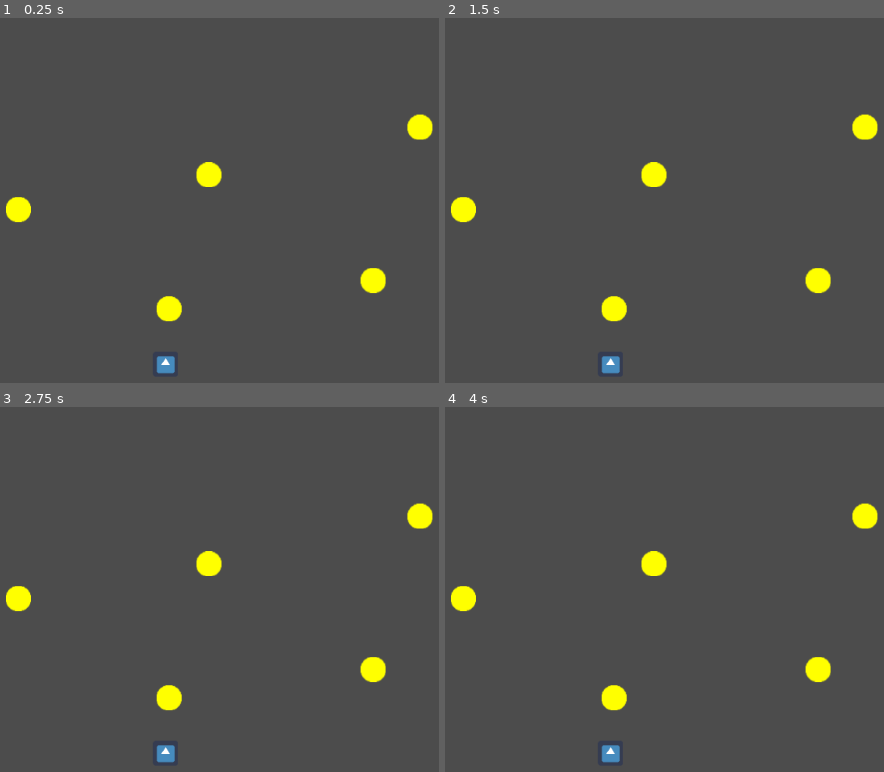
Above: before the commit, frames 1-4 (two rows, left to right).
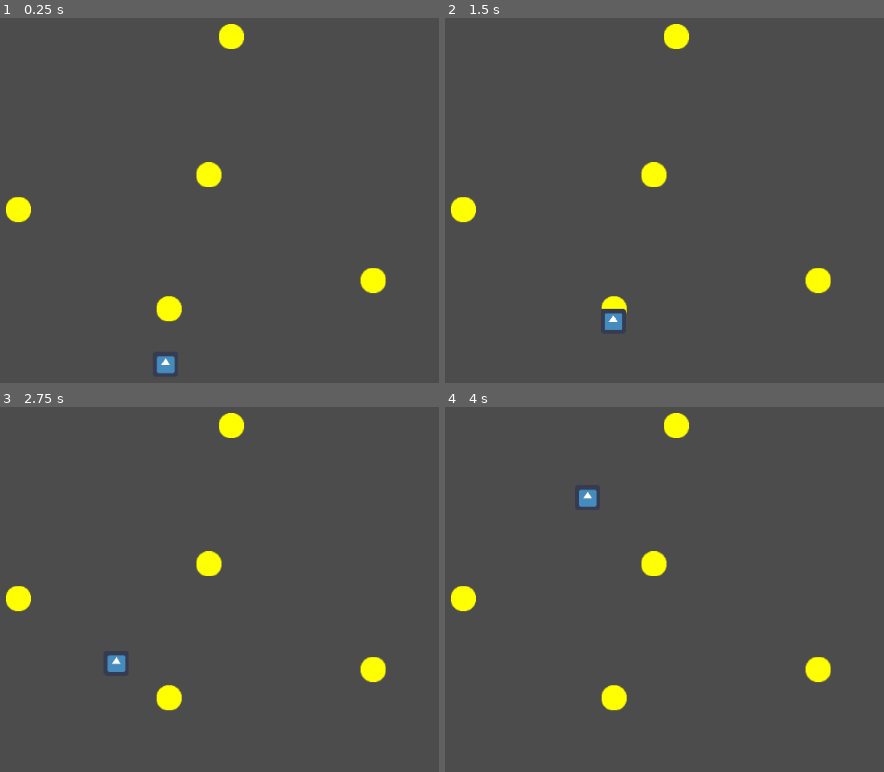
Above: after the commit, the same moments.

Repository: Thiagohrh/GodotDijkstraPathfinding
Game: Godot game, scene res://Scenes/World.tscn
Same seed, same stepped clock (60 frames per second), same inputs: the game is played once before the commit and once after it. The engine's default icon, where the game draws it, is replaced by a stand-in: a white triangle on a blue panel in a dark square.
Inputs (mouse positions are in pixels of both pictures, inside the frame that each line leads up to):
- Up to frame 1 (0.25 s): no input
- Up to frame 2 (1.5 s): tap Enter at 0.5 s; move the mouse to (853, 207) at 0.52 s; click (853, 207) at 0.6 s; move the mouse to (519, 251) at 1.27 s; click (519, 251) at 1.35 s
- Up to frame 3 (2.75 s): move the mouse to (316, 516) at 2.02 s; click (316, 516) at 2.1 s
- Up to frame 4 (4 s): move the mouse to (638, 713) at 2.77 s; click (638, 713) at 2.85 s; move the mouse to (outside the picture) at 3.52 s; click (outside the picture) at 3.6 s

The runs differ from the first frame. In frame 1, 0.7% of the frame differs, in the area x 49-99%, y 1-34%; in frame 2, 1.2%, in the area x 35-99%, y 1-98%; in frame 3, 1.1%; in frame 4, 1.1%.
Error after the commit: Unable to iterate on object of type 'Nil'. (res://Scripts/Enemy.gd:11)

Commit message:
Working.
Now to tidy up the code a little bit...

Diff:
--- a/Dijkstra Nodes/Scenes/World.tscn
+++ b/Dijkstra Nodes/Scenes/World.tscn
@@ -20,10 +20,6 @@
 
 neighbour = NodePath("../Node2")
 neighbour1 = NodePath("../Node4")
-neighbour2 = null
-neighbour3 = null
-neighbour4 = null
-neighbour5 = null
 
 [node name="Node2" parent="Graph/PositionsHolder" index="1"]
 
@@ -31,35 +27,24 @@
 neighbour1 = NodePath("../Node3")
 neighbour2 = NodePath("../Node4")
 neighbour3 = NodePath("../Node5")
-neighbour4 = null
-neighbour5 = null
 
 [node name="Node3" parent="Graph/PositionsHolder" index="2"]
 
+position = Vector2( 508.588, 52.0775 )
 neighbour = NodePath("../Node2")
 neighbour1 = NodePath("../Node5")
-neighbour2 = null
-neighbour3 = null
-neighbour4 = null
-neighbour5 = null
 
 [node name="Node4" parent="Graph/PositionsHolder" index="3"]
 
 neighbour = NodePath("../Node")
 neighbour1 = NodePath("../Node2")
 neighbour2 = NodePath("../Node5")
-neighbour3 = null
-neighbour4 = null
-neighbour5 = null
 
 [node name="Node5" parent="Graph/PositionsHolder" index="4"]
 
 neighbour = NodePath("../Node3")
 neighbour1 = NodePath("../Node2")
 neighbour2 = NodePath("../Node4")
-neighbour3 = null
-neighbour4 = null
-neighbour5 = null
 
 [node name="Enemy" type="Area2D" parent="." index="1"]
 
--- a/Dijkstra Nodes/Scripts/Enemy.gd
+++ b/Dijkstra Nodes/Scripts/Enemy.gd
@@ -1,9 +1,17 @@
 extends Area2D
 
-func move_along_path(_path):
+func move(_path):
+	if _path == null:
+		print("WHAT THE FUCK IS GOIN ON")
+		pass
+	else:
+		print("I can work with this...")
+		if _path.size() == 0:
+			print("JUST KIDDING I CANT")
 	for i in _path:
-		$Tween.interpolate_property(self,global_position,global_position,i.global_position,3,Tween.TRANS_LINEAR,Tween.EASE_IN_OUT,0)
+		$Tween.interpolate_property(self, "global_position", global_position ,i.global_position,1,Tween.TRANS_LINEAR,Tween.EASE_IN,0)
 		$Tween.start()
 		yield($Tween, "tween_completed")
+		#print("COMPLETED STEP")
 		pass
 	pass
--- a/Dijkstra Nodes/Scripts/Graph.gd
+++ b/Dijkstra Nodes/Scripts/Graph.gd
@@ -11,7 +11,7 @@
 
 func get_path_array(_enemy_pos, _player_pos):
 	#This is a master function that, recieving 2 positions, brings back a path using Dijkstra algorithm.
-	#print("Enemy position: " , _enemy_pos, " Click position: ", _player_pos)
+	print("Enemy position: " , _enemy_pos, " Click position: ", _player_pos)
 	if _player_pos != null:#Just a safety check in order to see if the enemy should run from an enemy or not.
 		var starting_pos = find_closest_node(_enemy_pos)
 		var destination_pos = find_farthest_node(_player_pos)
@@ -21,8 +21,11 @@
 		#Here the magic begins....
 		if starting_pos != destination_pos:
 			return dijkstra(starting_pos, destination_pos)
+		else:
+			print("Returning NULL on situation 2")
 		pass
 	else:
+		print("Returning NULL on situation 1")
 		return null
 		pass
 	pass
@@ -54,18 +57,24 @@
 	return target_node
 
 func dijkstra(_start_node, _end_node):
+	print("The start node is ", _start_node.name, " and the end node is ", _end_node.name)
 	#Recieving two nodes, finds a path along the graph made up by the array of all_nodes. Returns an Array() with the path.
 	var final_path = Array()
+	final_path.clear()
 	#A dictionary that's used to keep the shortest path to each KEY
 	var shortest_path_to = {}
+	shortest_path_to.clear()
 	#An array to store the min distances to that final position.
 	for i in all_nodes:
 		i.set_visited(false)
 		i.set_min_distance(99999)
 		#Does this work?
-		shortest_path_to[i] = []
+		shortest_path_to[i] = Array()
 
 	_start_node.set_min_distance(0)
+	shortest_path_to[_start_node].append(_start_node)
+
+	#print("The shortest path to ", _start_node, " is ", shortest_path_to[_start_node])
 
 	var current_node = _start_node
 
@@ -78,35 +87,50 @@
 		for j in neighbours:
 			if !j.check_visited():
 				var distance_buffer = current_node.get_min_distance() + current_node.global_position.distance_to(j.global_position)
+				print("distance buffer here is...", distance_buffer)
 				if distance_buffer < j.get_min_distance():
 					j.set_min_distance(distance_buffer)
+					shortest_path_to[j].clear()
+					#Should iterate trough all of the objects INSIDE this array here...and add them...ok...
+					for w in shortest_path_to[current_node]:
+						shortest_path_to[j].append(w)
+						pass
+					shortest_path_to[j].append(j)
 					pass
 			pass
 		current_node.set_visited(true)
-
 
 		#Picking another node, that has not been visited, and has the smallest distance.
 		var smallest_distance_so_far = 999999
 		var unvisited_smallest_distance = null
 		for i in all_nodes:
 			if !i.check_visited() and i.get_min_distance() < smallest_distance_so_far:
-				unvisited_smallest_distance = i
+				smallest_distance_so_far = i.get_min_distance()
+				current_node = i
 				pass
 			pass
 
-		current_node = unvisited_smallest_distance
 
+		#print("Chosen node for this repetition is: " , current_node.name)
 		repetition += 1
 		pass
 
 
+	#Lets print all paths to each node shall we?
+	#var keys = shortest_path_to.keys()
+	#for i in keys:
+	#	var values = shortest_path_to[i]
+	#	print("The shortest Path to: ", i.name, " is: ")
+	#	for j in values:
+	#		print(j.name, " then ")
+	#		pass
+	#	pass
 
+	#When its node3 as the destination, it returns an empty array? thats...weird
 
-	#for i in all_nodes:
-	#	print("Im node ", i.name, " and my min distance is: " , i.get_min_distance())
-
-	#---------------------------------------------------------
-	#This can be usefull to access any value of distance...ok..
-	#for i in min_distance:
-	#	print(i)
+	for i in all_nodes:
+		print("Final distances are..." , i.get_min_distance())
+	#Finally, to return the array with the positions in order....
+	final_path = shortest_path_to[_end_node]
+	print("Is it a problem with path: " , final_path)
 	return final_path
--- a/Dijkstra Nodes/Scripts/World.gd
+++ b/Dijkstra Nodes/Scripts/World.gd
@@ -6,15 +6,13 @@
 func _ready():
 	pass
 
-func _input(event):
-	# Mouse in viewport coordinates
-	if event is InputEventMouseButton:
-		#print("Mouse Click/Unclick at: ", event.global_position)
-		var path = graph.get_path_array(enemy.global_position, event.global_position)
-	if event is InputEventKey:
-		if event.scancode == KEY_ESCAPE:
-			get_tree().quit()
-	#elif event is InputEventMouseMotion:
-		#print("Mouse Motion at: ", event.position)
-	# Print the size of the viewport
-   #print("Viewport Resolution is: ", get_viewport_rect().size)
+
+func _process(delta):
+	if Input.is_action_just_pressed("ui_mouse_left_click"):
+
+		var path = graph.get_path_array(enemy.global_position, get_viewport().get_mouse_position())
+		enemy.move(path)
+
+	if Input.is_action_just_pressed("ui_cancel"):
+		get_tree().quit()
+	pass
--- a/Dijkstra Nodes/project.godot
+++ b/Dijkstra Nodes/project.godot
@@ -14,6 +14,11 @@
 run/main_scene="res://Scenes/World.tscn"
 config/icon="res://icon.png"
 
+[input]
+
+ui_mouse_left_click=[ Object(InputEventMouseButton,"resource_local_to_scene":false,"resource_name":"","device":0,"alt":false,"shift":false,"control":false,"meta":false,"command":false,"button_mask":0,"position":Vector2( 0, 0 ),"global_position":Vector2( 0, 0 ),"factor":1.0,"button_index":1,"pressed":false,"doubleclick":false,"script":null)
+ ]
+
 [rendering]
 
 environment/default_environment="res://default_env.tres"
